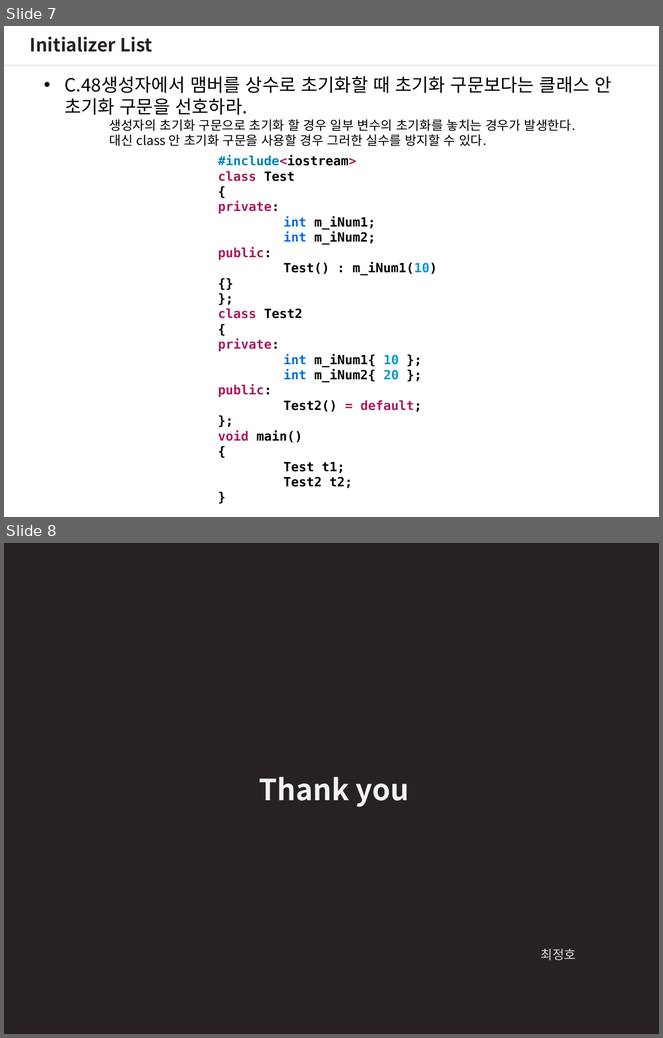
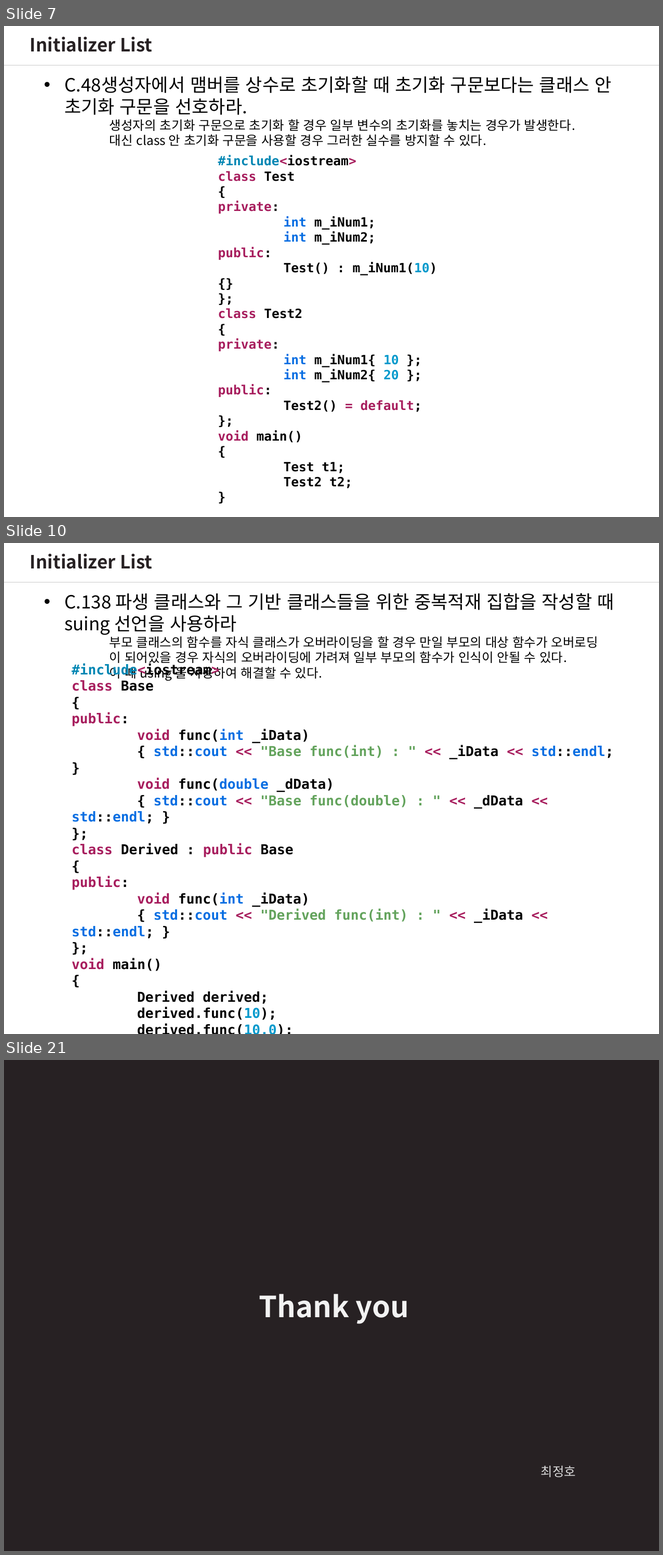
Before and after one commit to wjdgh2910a/CPP_Core_Guidelines_Study, a slide deck: CoreGuideLinesStudy_2.pptx. Shown one above the other, each under a label of ours: slides 7 and 8 before the commit, slides 7, 10 and 21 after it; the slides between them are not shown. The pictures are 663x1038 and 663x1555 pixels, drawn with LibreOffice and Linux fonts; fonts in the diff are those of the drawing. Boxes give left, top, right and bottom in pixels: in the first picture for what was removed or moved away, otherwise in the second. Text is boxed around its words. In the diff, an @@ line names an element or a change of style, - is before the commit and + after.

```diff
--- a/CoreGuideLinesStudy_2.pptx
+++ b/CoreGuideLinesStudy_2.pptx
@@ slide 10 added at [4,543,659,1034], background #FFFFFF @@
@@ text added at [30,553,152,569], 20 pt, text #272123, bold @@
+Initializer List
@@ line added from (659, 583) to (4, 583), #A6A6A6 0.75 pt @@
@@ text added at [64,593,614,681], 14 pt, text #000000 @@
+• C.138 파생 클래스와 그 기반 클래스들을 위한 중복적재 집합을 작성할 때 suing 선언을 사용하라
+부모 클래스의 함수를 자식 클래스가 오버라이딩을 할 경우 만일 부모의 대상 함수가 오버로딩
+이 되어있을 경우 자식의 오버라이딩에 가려져 일부 부모의 함수가 인식이 안될 수 있다.
+이 때 using 을 사용하여 해결할 수 있다.
@@ text added at [72,680,614,1020], 15 pt, text #010101, bold @@
+#include<iostream>
+class Base
+{
+public:
+void func(int _iData)
+{ std::cout << "Base func(int) : " << _iData << std::endl; }
+void func(double _dData)
+{ std::cout << "Base func(double) : " << _dData << std::endl; }
+};
+class Derived : public Base
+{
+public:
+void func(int _iData)
+{ std::cout << "Derived func(int) : " << _iData << std::endl; }
+};
+void main()
+{
+Derived derived;
+derived.func(10);
+derived.func(10.0);
+}
@@ what was slide 8 is now slide 21 @@
```
Also in this commit, not shown: 12 other slides added.
